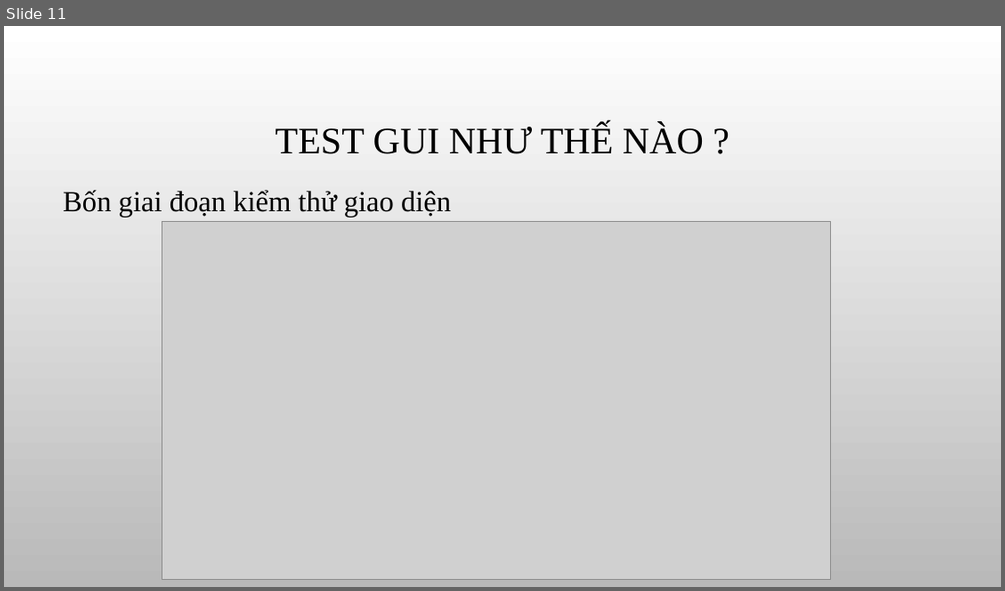
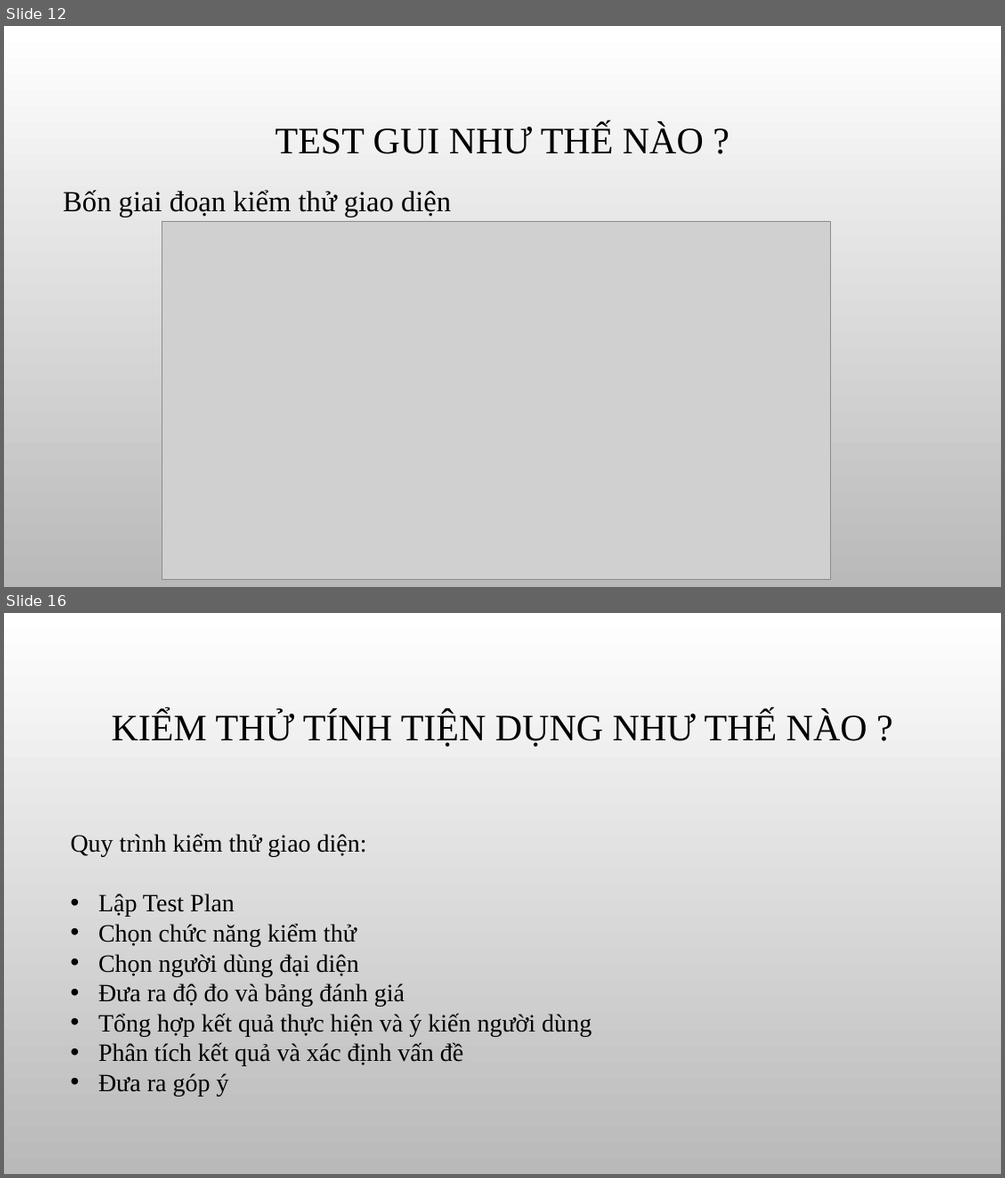
Before and after one commit to khoahoang/GUI-Usability-testing-research, a slide deck: slide/GUI & Usability testing group 20.pptx. Shown one above the other, each under a label of ours: slide 11 before the commit, slides 12 and 16 after it; the slides between them are not shown. The pictures are 1005x591 and 1005x1178 pixels, drawn with LibreOffice and Linux fonts; fonts in the diff are those of the drawing; grey boxes stand for pictures; background and template pictures are left out. Boxes give left, top, right and bottom in pixels: in the first picture for what was removed or moved away, otherwise in the second. Text is boxed around its words. In the diff, an @@ line names an element or a change of style, - is before the commit and + after.

```diff
--- a/slide/GUI & Usability testing group 20.pptx
+++ b/slide/GUI & Usability testing group 20.pptx
@@ slide 16 added at bbox=[4, 613, 1001, 1174], background picture (left out) @@
@@ title added at bbox=[112, 711, 867, 747], 36 pt, text #000000 @@
+KIỂM THỬ TÍNH TIỆN DỤNG NHƯ THẾ NÀO ?
@@ text added at bbox=[71, 833, 591, 1096], 24 pt, text #000000 @@
+Quy trình kiểm thử giao diện:
+• Lập Test Plan
+• Chọn chức năng kiểm thử
+• Chọn người dùng đại diện
+• Đưa ra độ đo và bảng đánh giá
+• Tổng hợp kết quả thực hiện và ý kiến người dùng
+• Phân tích kết quả và xác định vấn đề
+• Đưa ra góp ý
@@ what was slide 11 is now slide 12 @@
```
Also in this commit, not shown: 4 slides changed, 3 other slides added, 7 slides removed, 1 other file.
